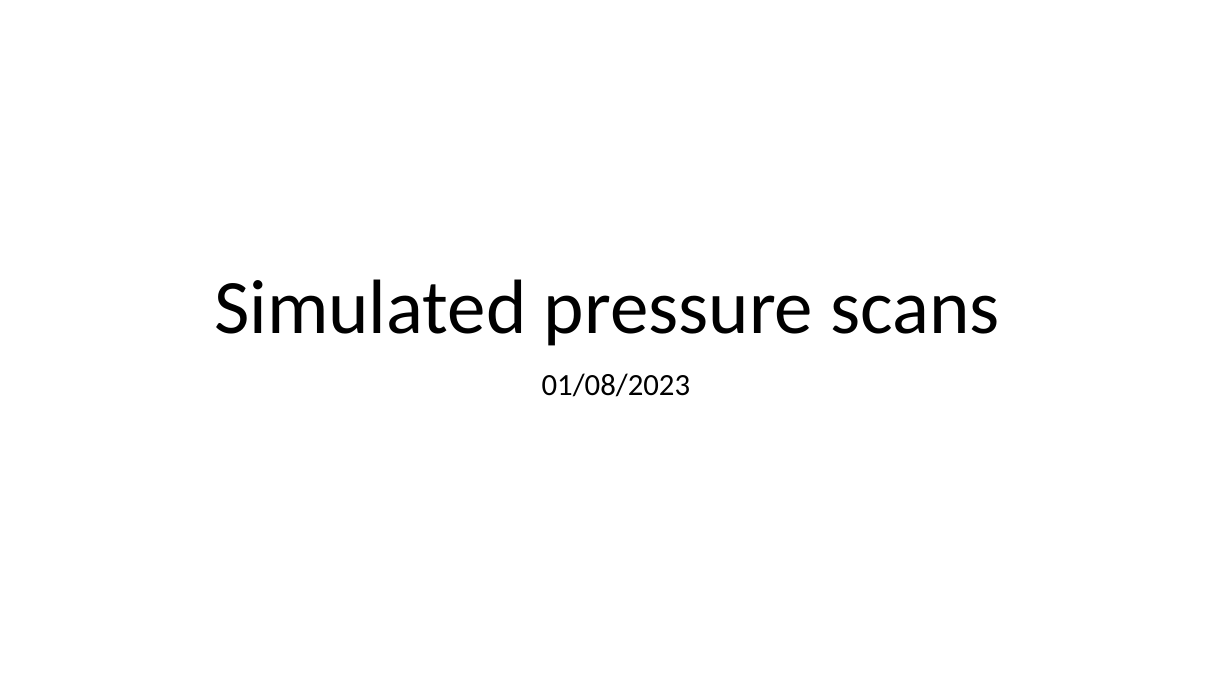
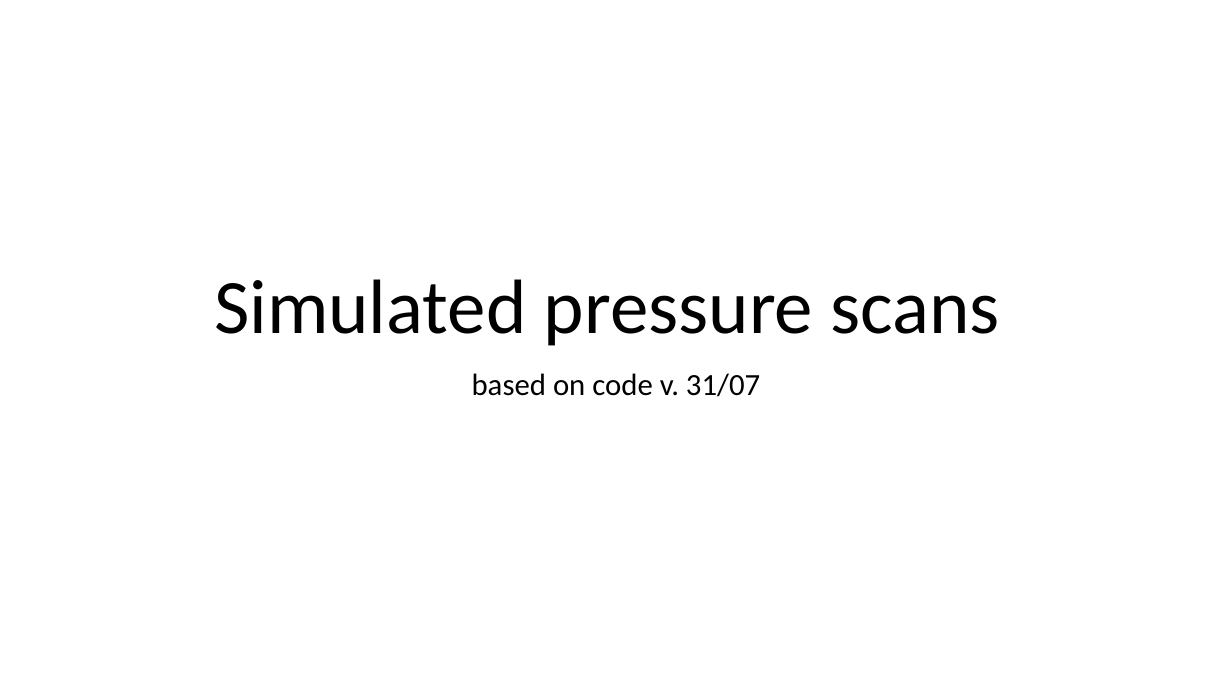
Before and after one commit to david-f-amorim/Simulating-THG-of-few-femtosecond-pulses-in-a-noble-gas-, a slide deck: slide 1 of presentations/DESY - simulated pressure scans.pptx. Drawn at 1232x693 pixels with LibreOffice and Linux fonts; fonts in the diff are those of the drawing. Boxes give left, top, right and bottom in pixels: in the first picture for what was removed or moved away, otherwise in the second. Text is boxed around its words. In the diff, an @@ line names an element or a change of style, - is before the commit and + after.

```diff
--- a/presentations/DESY - simulated pressure scans.pptx
+++ b/presentations/DESY - simulated pressure scans.pptx
@@ subtitle at <box>472,373,760,397</box>: text changed @@
-01/08/2023
+based on code v. 31/07
```
Also in this commit, not shown: 2 other files.
